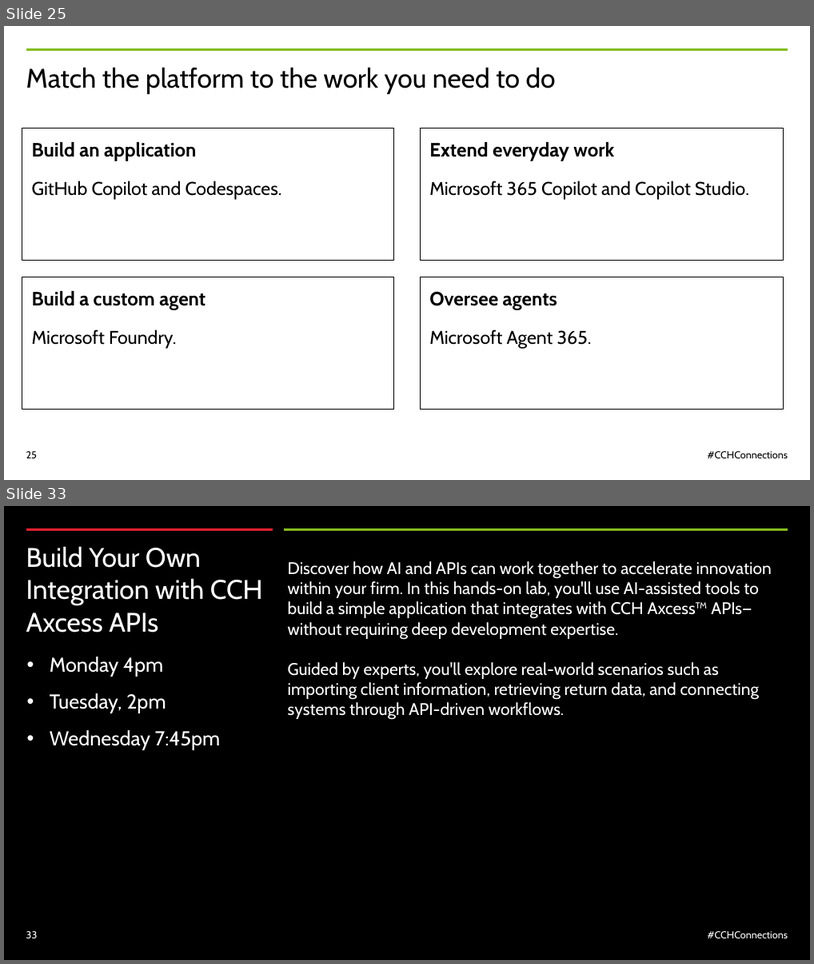
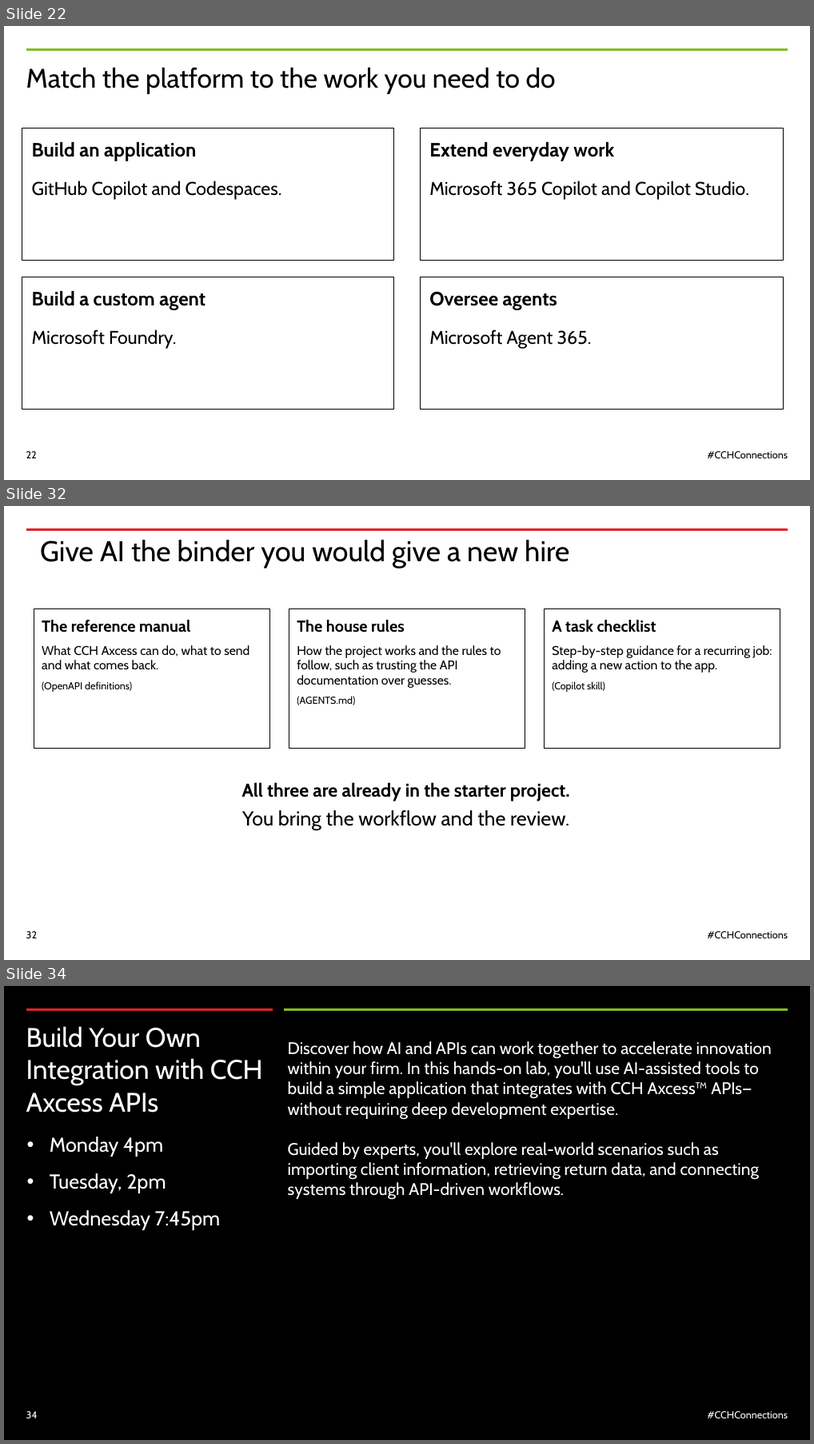
Before and after one commit to nathandyck/wk-tax-api, a slide deck: presentation/CCH-Connections-2026-WK-template.pptx. Shown one above the other, each under a label of ours: slides 25 and 33 before the commit, slides 22, 32 and 34 after it; the slides between them are not shown. The pictures are 814x964 and 814x1444 pixels, drawn with LibreOffice and Linux fonts; fonts in the diff are those of the drawing. Boxes give left, top, right and bottom in pixels: in the first picture for what was removed or moved away, otherwise in the second. Text is boxed around its words. In the diff, an @@ line names an element or a change of style, - is before the commit and + after.

```diff
--- a/presentation/CCH-Connections-2026-WK-template.pptx
+++ b/presentation/CCH-Connections-2026-WK-template.pptx
@@ slide 32 added at box(4, 506, 810, 960), background #FFFFFF @@
@@ line added from (789, 529) to (26, 529), #E5202E 3 pt @@
@@ title added at box(40, 540, 570, 568), 34 pt, text #000000 @@
+Give AI the binder you would give a new hire
@@ rectangle added at box(34, 609, 270, 748), outline #000000 1 pt, 15 pt, text #000000 @@
+The reference manual
+What CCH Axcess can do, what to send and what comes back.
+(OpenAPI definitions)
@@ rectangle added at box(290, 609, 526, 748), outline #000000 1 pt, 15 pt, text #000000 @@
+The house rules
+How the project works and the rules to follow, such as trusting the API documentation over guesses.
+(AGENTS.md)
@@ rectangle added at box(545, 609, 781, 748), outline #000000 1 pt, 15 pt, text #000000 @@
+A task checklist
+Step-by-step guidance for a recurring job: adding a new action to the app.
+(Copilot skill)
@@ text added at box(242, 782, 570, 830), 22 pt, text #000000, bold @@
+All three are already in the starter project.
+You bring the workflow and the review.
@@ page number added at box(26, 931, 37, 938), 12 pt, text #000000 @@
+32
@@ text added at box(708, 931, 788, 938), 12 pt, text #000000 @@
+#CCHConnections
@@ what was slide 25 is now slide 22 @@
@@ page number at box(26, 451, 37, 458): text changed @@
-25
+22
@@ what was slide 33 is now slide 34 @@
@@ page number at box(26, 1411, 38, 1418): text changed @@
-33
+34
```
Also in this commit, not shown: 5 slides changed, 9 other slides added, 13 slides removed.
